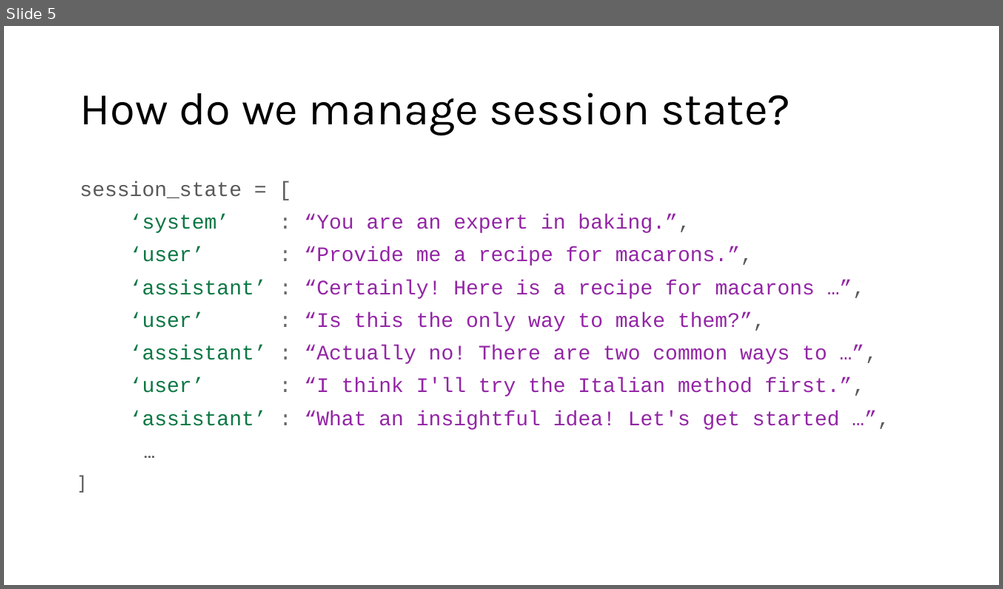
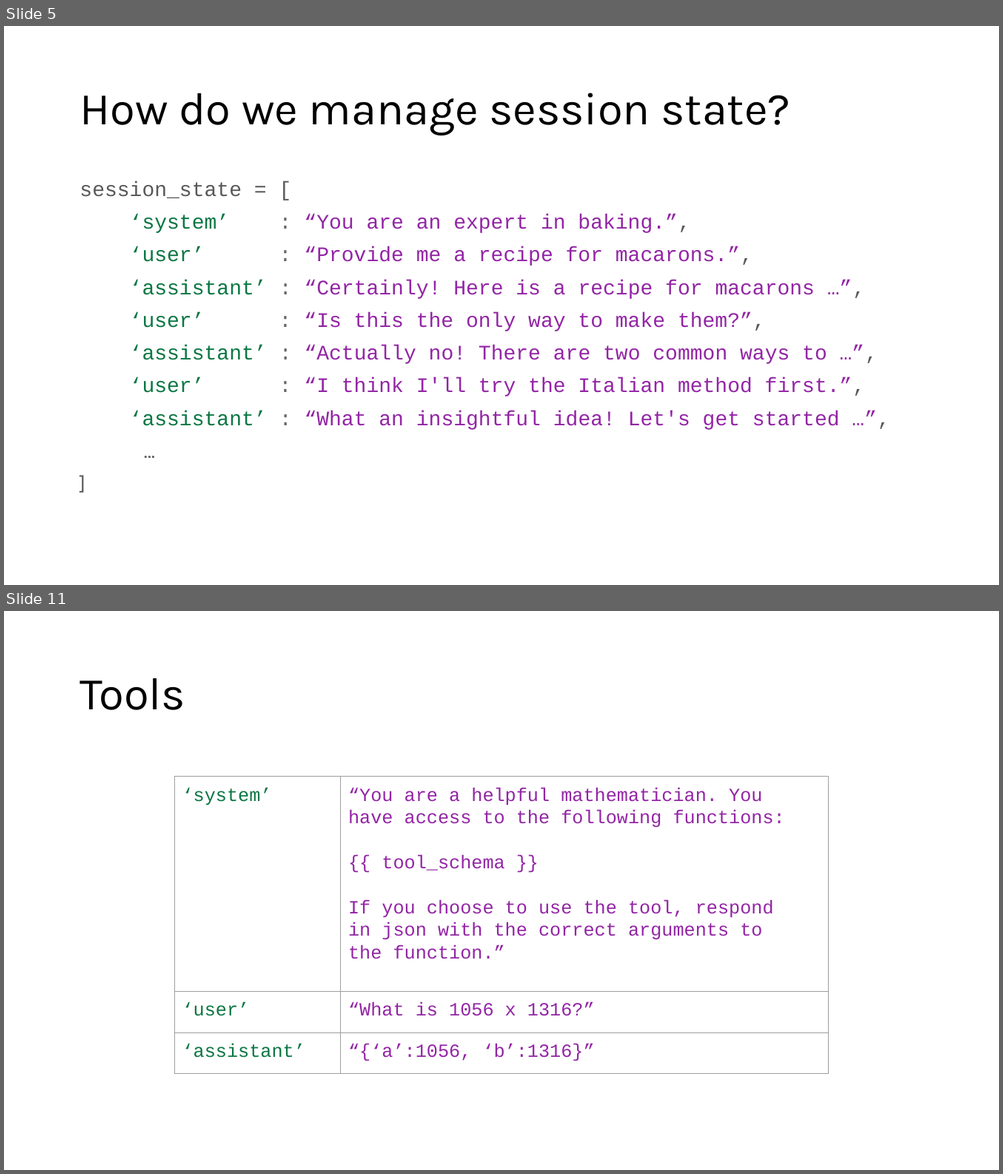
Before and after one commit to acceleratescience/large-language-models, a slide deck: slides/flsg/8-orchestration-flsg.pptx. Shown one above the other, each under a label of ours: slide 5 before the commit, slides 5 and 11 after it; the slides between them are not shown. The pictures are 1003x589 and 1003x1174 pixels, drawn with LibreOffice and Linux fonts; fonts in the diff are those of the drawing. Boxes give left, top, right and bottom in pixels: in the first picture for what was removed or moved away, otherwise in the second. Text is boxed around its words. In the diff, an @@ line names an element or a change of style, - is before the commit and + after.

```diff
--- a/slides/flsg/8-orchestration-flsg.pptx
+++ b/slides/flsg/8-orchestration-flsg.pptx
@@ slide 11 added at box(4, 611, 999, 1170), background #FFFFFF @@
@@ title added at box(79, 678, 185, 710), 44 pt, text #000000 @@
+Tools
@@ table added at box(174, 777, 828, 1074), 3 rows, 2 columns @@
+‘system’ | “You are a helpful mathematician. You have access to the following functions: / {{ tool_schema }} / If you choose to use the tool, respond in json with the correct arguments to the function.”
+‘user’ | “What is 1056 x 1316?”
+‘assistant’ | “{‘a’:1056, ‘b’:1316}”
```
Also in this commit, not shown: 8 other slides added, 1 other file.
